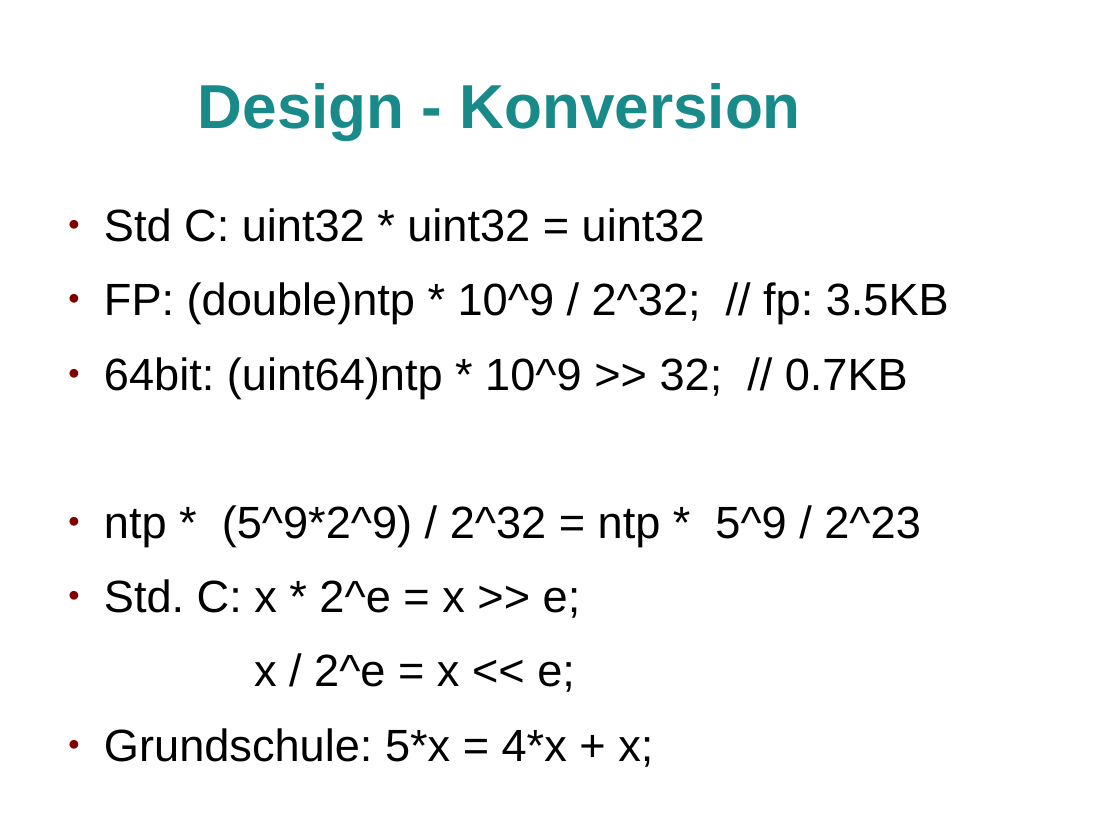
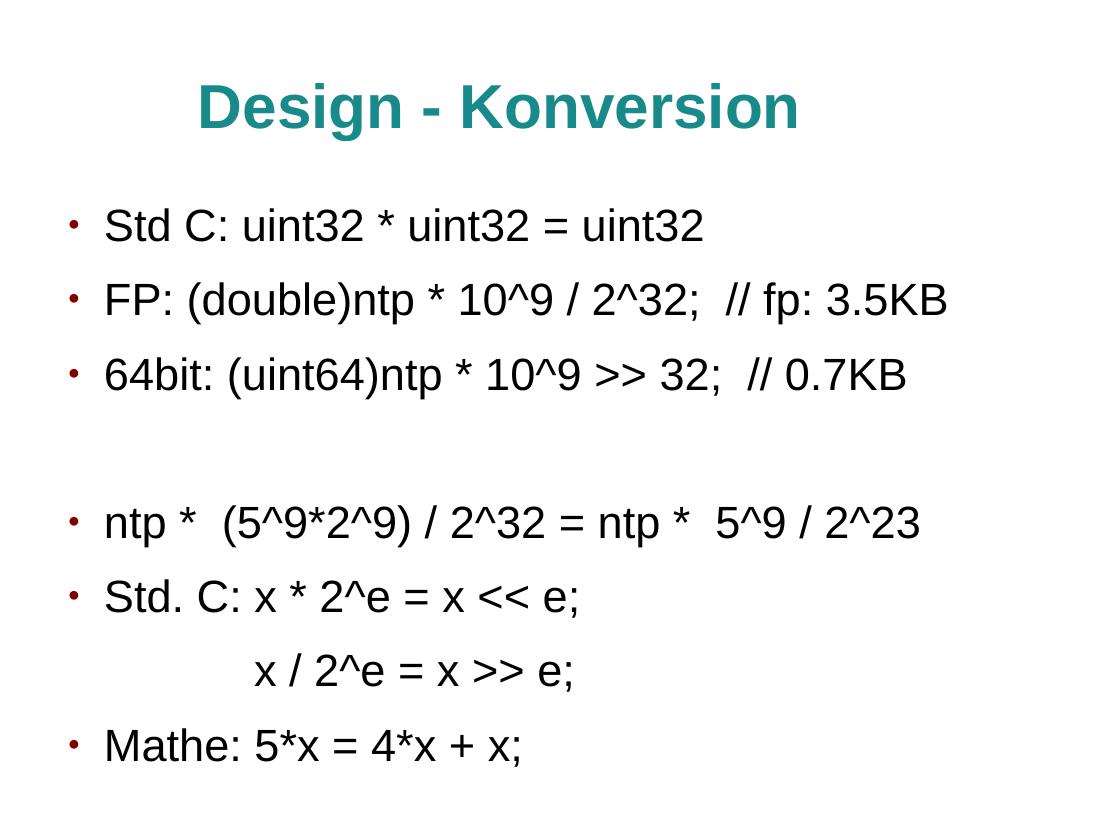
Before and after one commit to jlusticky/Bachelor-thesis, a slide deck: slide 16 of kolloquium/kolloquium.odp. Drawn at 1120x840 pixels with LibreOffice and Linux fonts; fonts in the diff are those of the drawing; background and template pictures are left out. Boxes give left, top, right and bottom in pixels: in the first picture for what was removed or moved away, otherwise in the second. Text is boxed around its words. In the diff, an @@ line names an element or a change of style, - is before the commit and + after.

```diff
--- a/kolloquium/kolloquium.odp
+++ b/kolloquium/kolloquium.odp
@@ text at (104, 579, 581, 767): text changed @@
-● Std. C: x * 2^e = x >> e;
-x / 2^e = x << e;
-● Grundschule: 5*x = 4*x + x;
+● Std. C: x * 2^e = x << e;
+x / 2^e = x >> e;
+● Mathe: 5*x = 4*x + x;
```
Also in this commit, not shown: 2 other slides changed.
